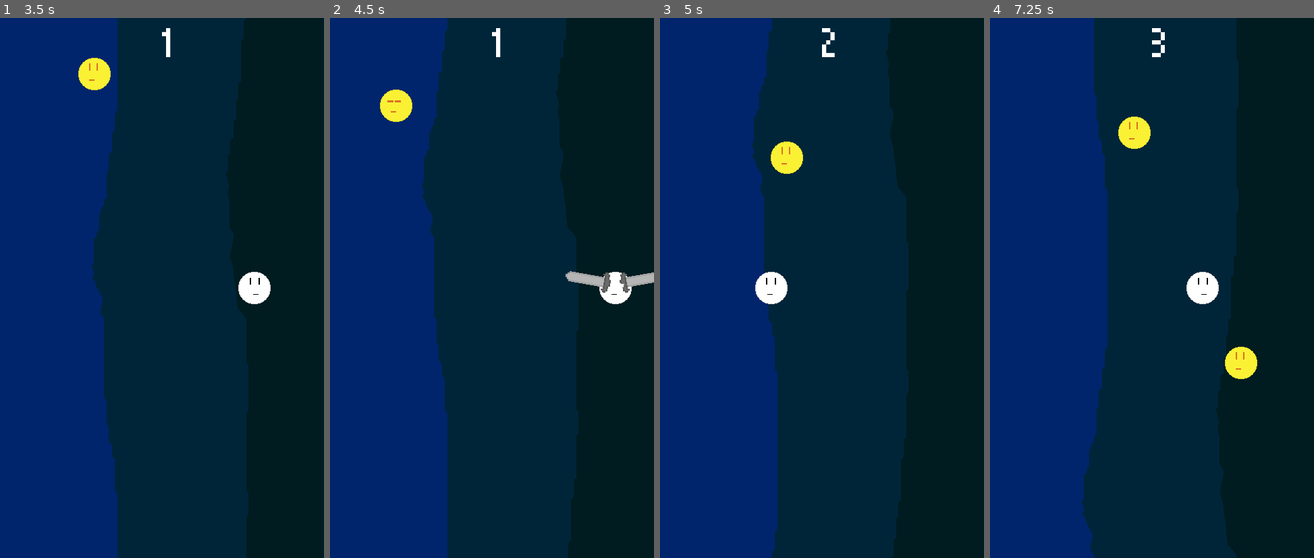
Above: before the commit, frames 1-4 (left to right).
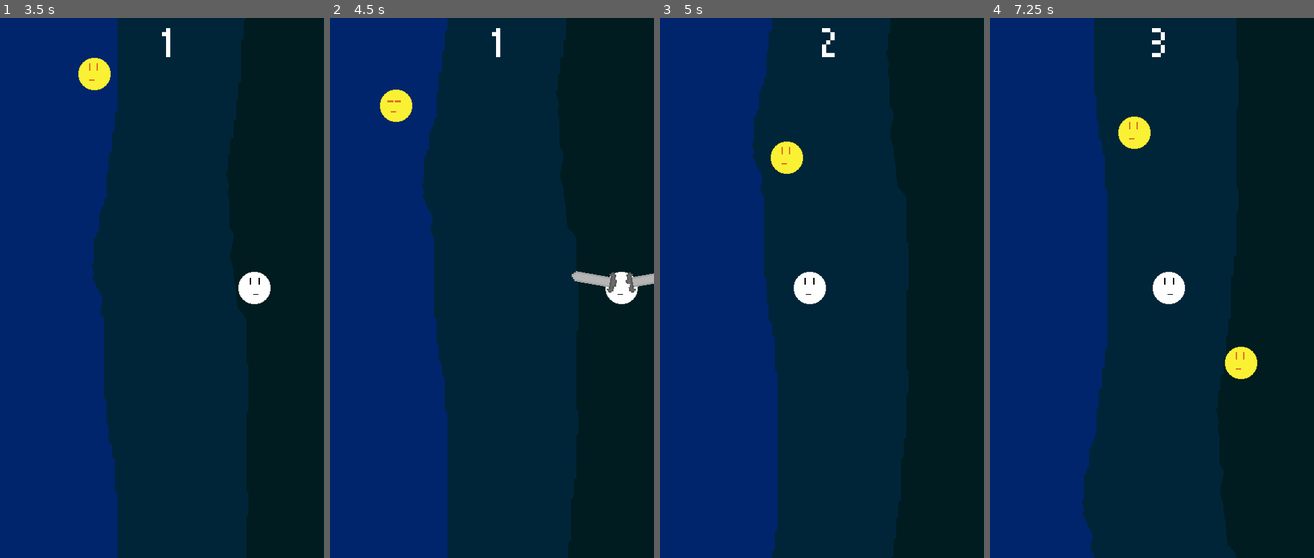
Above: after the commit, the same moments.

Repository: KaufmanDeveloper/gravity-flyer
Game: Godot game, scene res://system/StartMenu.tscn
Two runs of this game, one before a commit and one after it. Both use one fixed random seed, a clock stepped at 60 frames per second and the inputs below.
Inputs (mouse positions are in pixels of both pictures, inside the frame that each line leads up to):
- Up to frame 1 (3.5 s): click "Start" at 0.5 s; move the mouse to (233, 261) at 1.27 s; hold Right (ui_right) 1.28-2.03 s; tap X (swipe) at 1.35, 2.1, 2.85 s; click (233, 261) at 1.42 s; move the mouse to (97, 315) at 2.02 s; hold Left (ui_left) 2.03-2.78 s; click (97, 315) at 2.17 s; move the mouse to (194, 169) at 2.77 s; hold Right (ui_right) from 2.78 s (still down); click (194, 169) at 2.92 s
- Up to frame 2 (4.5 s): move the mouse to (475, 396) at 3.52 s; tap X (swipe) at 3.6, 4.35 s; click (475, 396) at 3.67 s; move the mouse to (589, 369) at 4.27 s; release Right (ui_right) at 4.28 s; hold Left (ui_left) from 4.28 s (still down); click (589, 369) at 4.42 s
- Up to frame 3 (5 s): keep holding Left (ui_left)
- Up to frame 4 (7.25 s): move the mouse to (1054, 207) at 5.02 s; tap X (swipe) at 5.1, 5.85, 6.6 s; click (1054, 207) at 5.17 s; move the mouse to (1168, 288) at 5.77 s; click (1168, 288) at 5.92 s; move the mouse to (1103, 153) at 6.52 s; release Left (ui_left) at 6.53 s; hold Right (ui_right) from 6.53 s (still down); click (1103, 153) at 6.67 s

Frame 1 is identical in both runs. In frame 2, 0.5% of the frame differs, in the area x 72-100%, y 46-53%; in frame 3, 1.0%, in the area x 29-52%, y 47-53%; in frame 4, 1.0%.

Commit message:
feat: Add left and right screen holds for movement

Diff:
--- /dev/null
+++ b/Gravity Flyer/SwipeDetector.gd
@@ -0,0 +1,49 @@
+extends Node
+
+signal swiped(direction)
+signal swiped_canceled(start_position)
+signal side_held(side)
+
+export(float, 1.0, 1.5) var MAX_DIAGONAL_SLOPE = 1.3
+
+onready var timer = $Timer
+var swipe_start_position = Vector2()
+
+func _unhandled_input(event): # Callback for every time input is detected
+	if not event is InputEventScreenTouch and not event is InputEventMouseButton:
+		return
+	if event.pressed:
+		_start_detection(event.position)
+		_detect_side(event.position)
+	if !event.pressed:
+		emit_signal('side_held', "released")
+	elif not timer.is_stopped():
+		_end_detection(event.position)
+
+func _start_detection(position):
+	swipe_start_position = position
+	timer.start()
+
+func _end_detection(position):
+	timer.stop()
+	var direction = (position - swipe_start_position).normalized()
+	if abs(direction.x) + abs(direction.y) >= MAX_DIAGONAL_SLOPE:
+		return
+
+	if abs(direction.x) > abs(direction.y):
+		emit_signal('swiped', Vector2(-sign(direction.x), 0.0))
+	else:
+		emit_signal('swiped', Vector2(-sign(direction.y), 0.0))
+
+func _detect_side(position):
+	if position.x <= (get_viewport().get_visible_rect().size.x / 2):
+		emit_signal('side_held', "left")
+	else:
+		emit_signal('side_held', "right")
+
+func _ready():
+	pass
+
+
+func _on_Timer_timeout():
+	emit_signal('swiped_canceled', swipe_start_position)
--- a/Gravity Flyer/player/Player.gd
+++ b/Gravity Flyer/player/Player.gd
@@ -11,6 +11,7 @@
 var died = false
 var swingTimer = 30
 var deathSoundPlayed = false
+var held = "none"
 
 func _ready():
 	$Sprite.visible = true
@@ -20,8 +21,8 @@
 
 func _physics_process(delta):
 	if !died:
-		var left = Input.is_action_pressed("ui_left")
-		var right = Input.is_action_pressed("ui_right")
+		var left = Input.is_action_pressed("ui_left") or held == "left"
+		var right = Input.is_action_pressed("ui_right") or held == "right"
 
 		controls_loop(left, right)
 		movement_loop(left, right)
@@ -51,6 +52,7 @@
 
 func controls_loop(left, right):
 	moveDirection.x = -int(left) + int(right)
+
 	if left and !right and previousAnimation == "right":
 		previousAnimation = "left"
 		$Animation.play("idleleft")
@@ -110,3 +112,9 @@
 	$BlinkAnimation.stop()
 	$DeathAnimation.play("death")
 	set_collision_mask_bit(3, 3)
+
+func check_touch_input():
+	pass
+
+func _on_SwipeDetector_side_held(side):
+	held = side
--- a/Gravity Flyer/player/Player.tscn
+++ b/Gravity Flyer/player/Player.tscn
@@ -1,9 +1,10 @@
-[gd_scene load_steps=11 format=2]
+[gd_scene load_steps=12 format=2]
 
 [ext_resource path="res://player/Player.gd" type="Script" id=1]
 [ext_resource path="res://player/player.png" type="Texture" id=2]
 [ext_resource path="res://sounds/Swing.ogg" type="AudioStream" id=3]
 [ext_resource path="res://sounds/Death.ogg" type="AudioStream" id=4]
+[ext_resource path="res://system/SwipeDetector.tscn" type="PackedScene" id=5]
 
 [sub_resource type="CircleShape2D" id=1]
 
@@ -212,3 +213,7 @@
 autoplay = false
 mix_target = 0
 bus = "Master"
+
+[node name="SwipeDetector" parent="." index="8" instance=ExtResource( 5 )]
+
+[connection signal="side_held" from="SwipeDetector" to="." method="_on_SwipeDetector_side_held"]
--- a/Gravity Flyer/project.godot
+++ b/Gravity Flyer/project.godot
@@ -54,6 +54,8 @@
 , Object(InputEventKey,"resource_local_to_scene":false,"resource_name":"","device":0,"alt":false,"shift":false,"control":false,"meta":false,"command":false,"pressed":false,"scancode":90,"unicode":0,"echo":false,"script":null)
 , Object(InputEventKey,"resource_local_to_scene":false,"resource_name":"","device":0,"alt":false,"shift":false,"control":false,"meta":false,"command":false,"pressed":false,"scancode":32,"unicode":0,"echo":false,"script":null)
  ]
+left_click=[ Object(InputEventMouseButton,"resource_local_to_scene":false,"resource_name":"","device":0,"alt":false,"shift":false,"control":false,"meta":false,"command":false,"button_mask":0,"position":Vector2( 0, 0 ),"global_position":Vector2( 0, 0 ),"factor":1.0,"button_index":1,"pressed":false,"doubleclick":false,"script":null)
+ ]
 
 [rendering]
 
--- /dev/null
+++ b/Gravity Flyer/system/SwipeDetector.tscn
@@ -0,0 +1,17 @@
+[gd_scene load_steps=2 format=2]
+
+[ext_resource path="res://SwipeDetector.gd" type="Script" id=1]
+
+[node name="SwipeDetector" type="Node" index="0"]
+
+script = ExtResource( 1 )
+MAX_DIAGONAL_SLOPE = 1.3
+
+[node name="Timer" type="Timer" parent="." index="0"]
+
+process_mode = 1
+wait_time = 0.15
+one_shot = true
+autostart = false
+
+[connection signal="timeout" from="Timer" to="." method="_on_Timer_timeout"]
